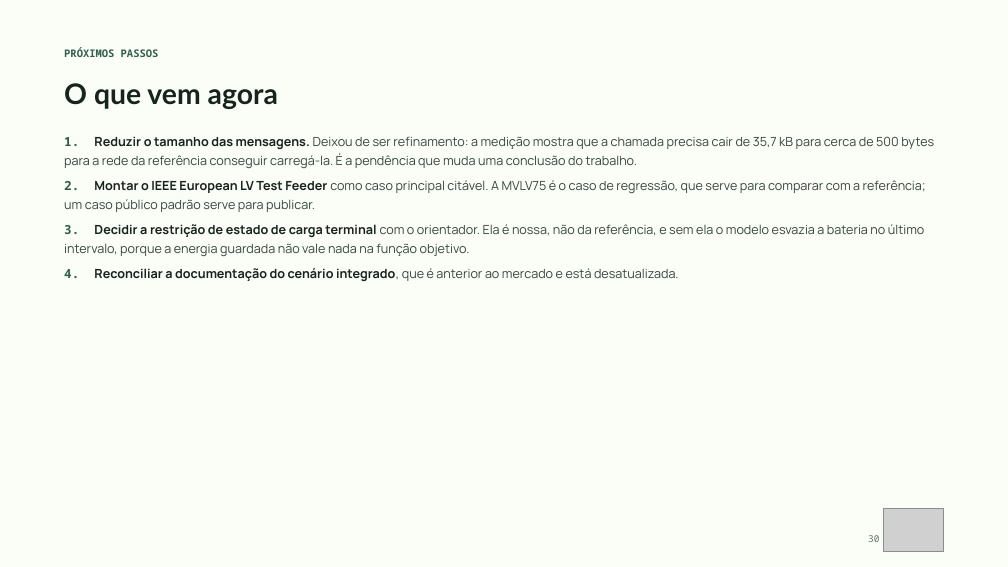
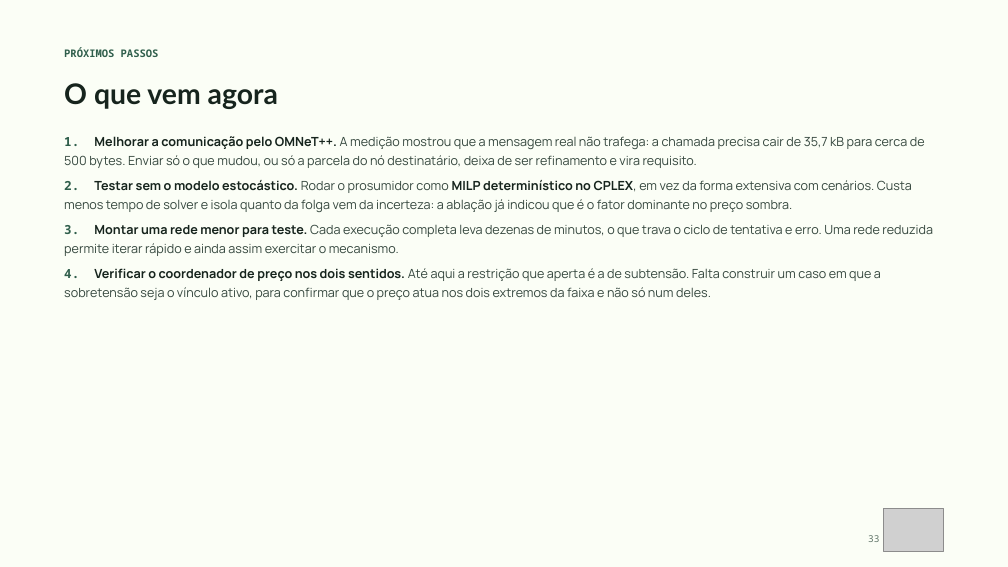
Before and after one commit to douglas-fdbs/co-simulation-opentes, a slide deck: slide 33 of docs/apresentacao_mercado.pptx (slide 30 before the commit). Drawn at 1008x567 pixels with LibreOffice and Linux fonts; fonts in the diff are those of the drawing; grey boxes stand for pictures. Boxes give left, top, right and bottom in pixels: in the first picture for what was removed or moved away, otherwise in the second. Text is boxed around its words. In the diff, an @@ line names an element or a change of style, - is before the commit and + after.

```diff
--- a/docs/apresentacao_mercado.pptx
+++ b/docs/apresentacao_mercado.pptx
@@ text at [64,136,933,300]: text changed @@
-1. Reduzir o tamanho das mensagens. Deixou de ser refinamento: a medição mostra que a chamada precisa cair de 35,7 kB para cerca de 500 bytes para a rede da referência conseguir carregá-la. É a pendência que muda uma conclusão do trabalho.
-2. Montar o IEEE European LV Test Feeder como caso principal citável. A MVLV75 é o caso de regressão, que serve para comparar com a referência; um caso público padrão serve para publicar.
-3. Decidir a restrição de estado de carga terminal com o orientador. Ela é nossa, não da referência, e sem ela o modelo esvazia a bateria no último intervalo, porque a energia guardada não vale nada na função objetivo.
-4. Reconciliar a documentação do cenário integrado, que é anterior ao mercado e está desatualizada.
+1. Melhorar a comunicação pelo OMNeT++. A medição mostrou que a mensagem real não trafega: a chamada precisa cair de 35,7 kB para cerca de 500 bytes. Enviar só o que mudou, ou só a parcela do nó destinatário, deixa de ser refinamento e vira requisito.
+2. Testar sem o modelo estocástico. Rodar o prosumidor como MILP determinístico no CPLEX, em vez da forma extensiva com cenários. Custa menos tempo de solver e isola quanto da folga vem da incerteza: a ablação já indicou que é o fator dominante no preço sombra.
+3. Montar uma rede menor para teste. Cada execução completa leva dezenas de minutos, o que trava o ciclo de tentativa e erro. Uma rede reduzida permite iterar rápido e ainda assim exercitar o mecanismo.
+4. Verificar o coordenador de preço nos dois sentidos. Até aqui a restrição que aperta é a de subtensão. Falta construir um caso em que a sobretensão seja o vínculo ativo, para confirmar que o preço atua nos dois extremos da faixa e não só num deles.
```
Also in this commit, not shown: 15 other slides changed, 8 slides added, 3 slides removed, 12 other files.
